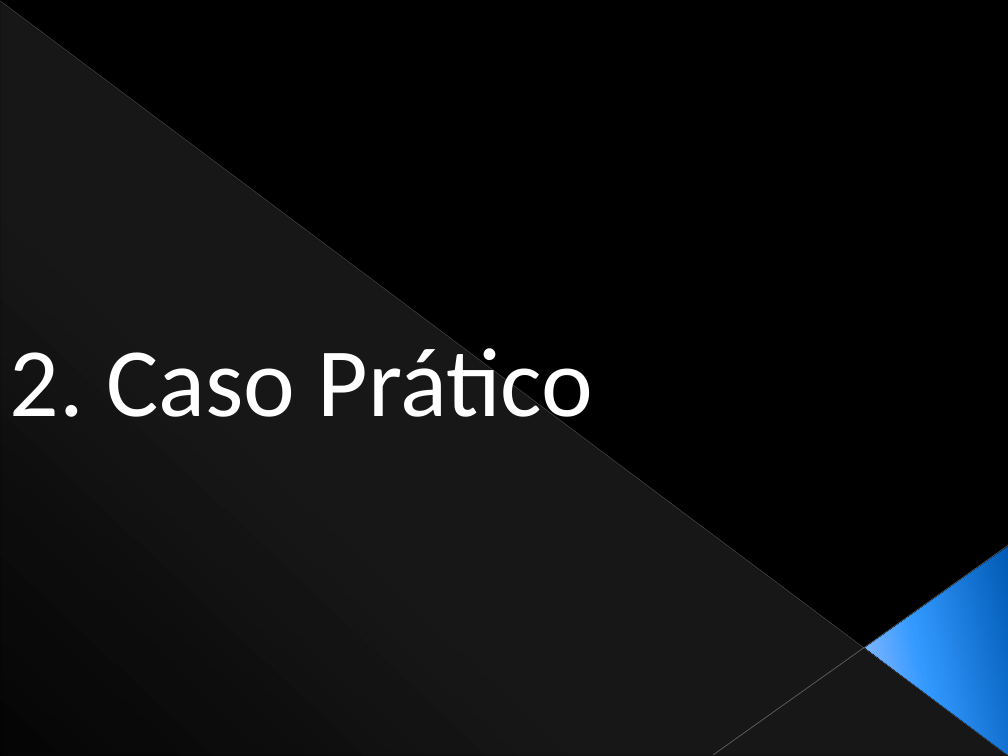
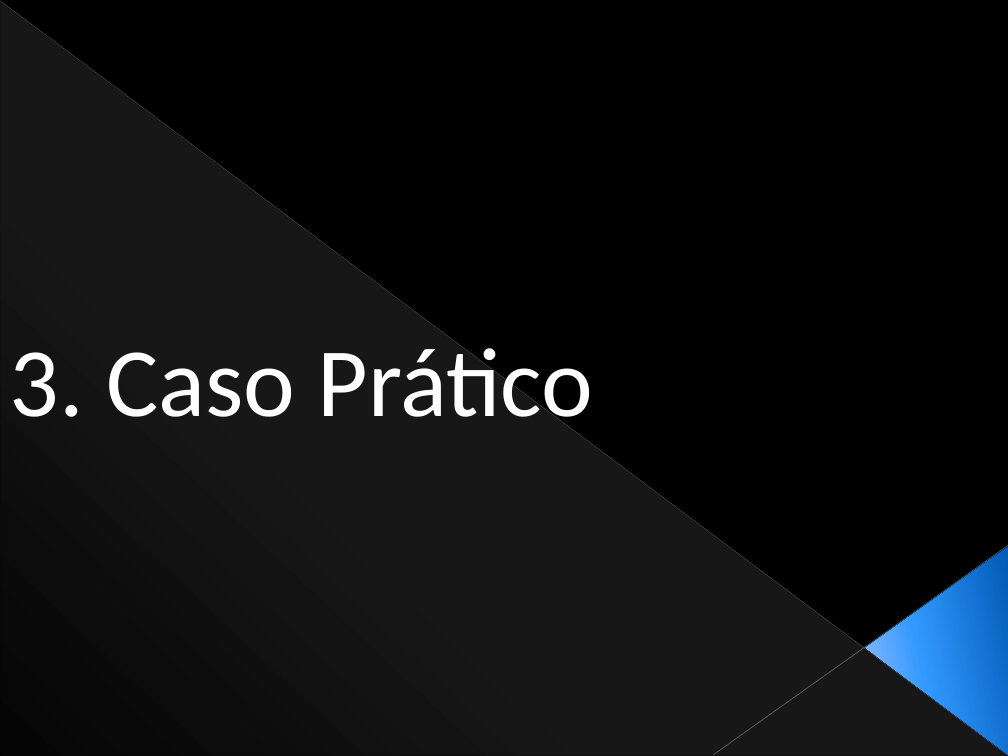
Before and after one commit to Netivski/projectoseminario, a slide deck: slide 13 of Apresentação Final/Presentation Sketch.pptx (slide 11 before the commit). Drawn at 1008x756 pixels with LibreOffice and Linux fonts; fonts in the diff are those of the drawing. Boxes give left, top, right and bottom in pixels: in the first picture for what was removed or moved away, otherwise in the second. Text is boxed around its words. In the diff, an @@ line names an element or a change of style, - is before the commit and + after.

```diff
--- a/Apresentação Final/Presentation Sketch.pptx
+++ b/Apresentação Final/Presentation Sketch.pptx
@@ text at [10,348,594,417]: text changed @@
-2. Caso Prático
+3. Caso Prático
```
Also in this commit, not shown: 22 other slides changed.
